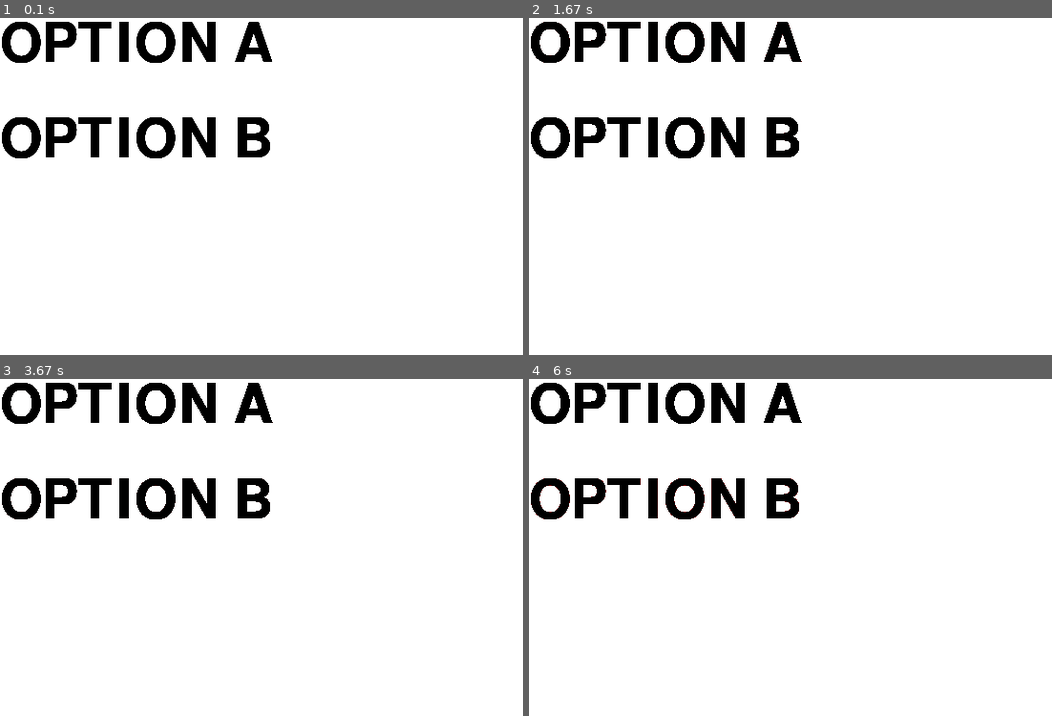
Above: before the commit, frames 1-4 (two rows, left to right).
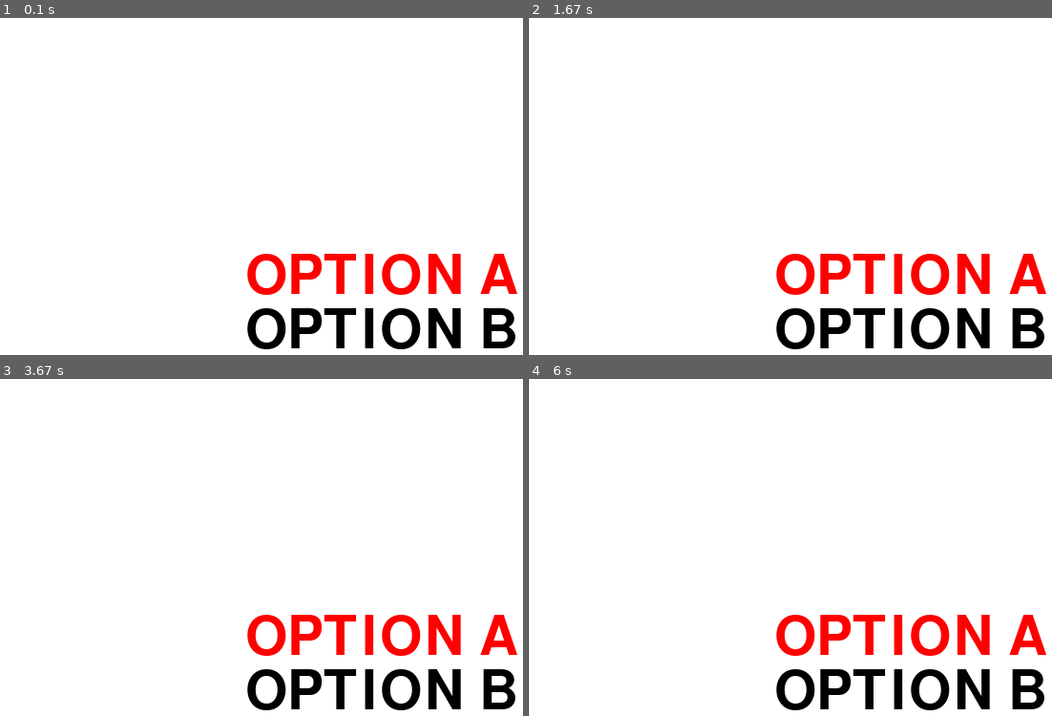
Above: after the commit, the same moments.

Repository: purplejo/training-pygame
Game: pygame game, started from lab.py
Two runs of this game, one before a commit and one after it. Both use one fixed random seed, a clock stepped at 60 frames per second and the inputs below.
Inputs (mouse positions are in pixels of both pictures, inside the frame that each line leads up to):
- Up to frame 1 (0.1 s): no input
- Up to frame 2 (1.67 s): press the mouse at (664, 139) at 0.37 s; move the mouse to (800, 307) at 0.47 s; release the mouse at (outside the picture) at 0.6 s; press the mouse at (664, 44) at 0.7 s; move the mouse to (654, 257) at 0.8 s; release the mouse at (outside the picture) at 0.93 s; press the mouse at (664, 139) at 1.03 s; move the mouse to (848, 179) at 1.13 s; release the mouse at (1031, 223) at 1.27 s; press the mouse at (664, 44) at 1.37 s; move the mouse to (780, 277) at 1.47 s; release the mouse at (outside the picture) at 1.6 s
- Up to frame 3 (3.67 s): press the mouse at (135, 405) at 1.7 s; move the mouse to (115, 527) at 1.8 s; release the mouse at (99, 648) at 1.93 s; press the mouse at (135, 405) at 2.03 s; move the mouse to (366, 638) at 2.13 s; release the mouse at (outside the picture) at 2.27 s; press the mouse at (135, 405) at 2.37 s; move the mouse to (355, 510) at 2.47 s; release the mouse at (outside the picture) at 2.6 s; press the mouse at (135, 500) at 2.7 s; move the mouse to (298, 540) at 2.8 s; release the mouse at (455, 581) at 2.93 s; press the mouse at (135, 405) at 3.03 s; move the mouse to (146, 537) at 3.13 s; release the mouse at (156, 668) at 3.27 s; press the mouse at (135, 500) at 3.37 s; move the mouse to (193, 675) at 3.47 s; release the mouse at (outside the picture) at 3.6 s
- Up to frame 4 (6 s): press the mouse at (664, 500) at 3.7 s; move the mouse to (832, 625) at 3.8 s; release the mouse at (outside the picture) at 3.93 s; press the mouse at (664, 500) at 4.03 s; move the mouse to (680, 490) at 4.13 s; release the mouse at (701, 480) at 4.27 s; press the mouse at (664, 405) at 4.37 s; move the mouse to (916, 432) at 4.47 s; release the mouse at (outside the picture) at 4.6 s; press the mouse at (664, 500) at 4.7 s; move the mouse to (916, 625) at 4.8 s; release the mouse at (outside the picture) at 4.93 s; press the mouse at (664, 500) at 5.03 s; move the mouse to (905, 554) at 5.13 s; release the mouse at (outside the picture) at 5.27 s; press the mouse at (664, 500) at 5.37 s; move the mouse to (900, 557) at 5.47 s; release the mouse at (outside the picture) at 5.6 s; press the mouse at (664, 500) at 5.7 s; move the mouse to (722, 520) at 5.8 s; release the mouse at (780, 540) at 5.93 s

The runs differ from the first frame. In frame 1, 12% of the frame differs, in the area x 0-99%, y 1-99%; in frame 2, 12%; in frame 3, 12%; in frame 4, 12%.

Commit message:
update lab to quickly test last menus model

Diff:
--- a/lab.py
+++ b/lab.py
@@ -16,8 +16,10 @@
 keyboard = softwares.Keyboard()
 mouse = softwares.Mouse()
 
-option_A = menus.Option(message="OPTION A", action=lambda: print("It's ALIVE!!!"))
-option_B = menus.Option(pos=(0, 100), message="OPTION B", previous_option=option_A, next_option=option_A)
+option_A = menus.Option(message="OPTION A")
+option_B = menus.Option(message="OPTION B", previous_option=option_A, next_option=option_A)
+
+main_menu = menus.Menu(options=[option_A, option_B])
 
 while screen.running:
     events = pygame.event.get()
@@ -27,25 +29,8 @@
 
     if keyboard.push(pg.K_ESCAPE):
         screen.running = False
-    if keyboard.push('+', 99):
-        print("+")
 
-    if mouse.move():
-        for option in [option_A, option_B]:
-            if mouse.inside(option.area):
-                option.onfocus()
-                break
-            else:
-                option.onblur()
-
-    if mouse.push(1, 99):
-        for option in [option_A, option_B]:
-            if mouse.inside(option.area):
-                option.apply()
-                break
-
-    option_A.blit_on(screen)
-    option_B.blit_on(screen)
+    main_menu.loop()
 
     pygame.display.update()
     clock.tick(120)
